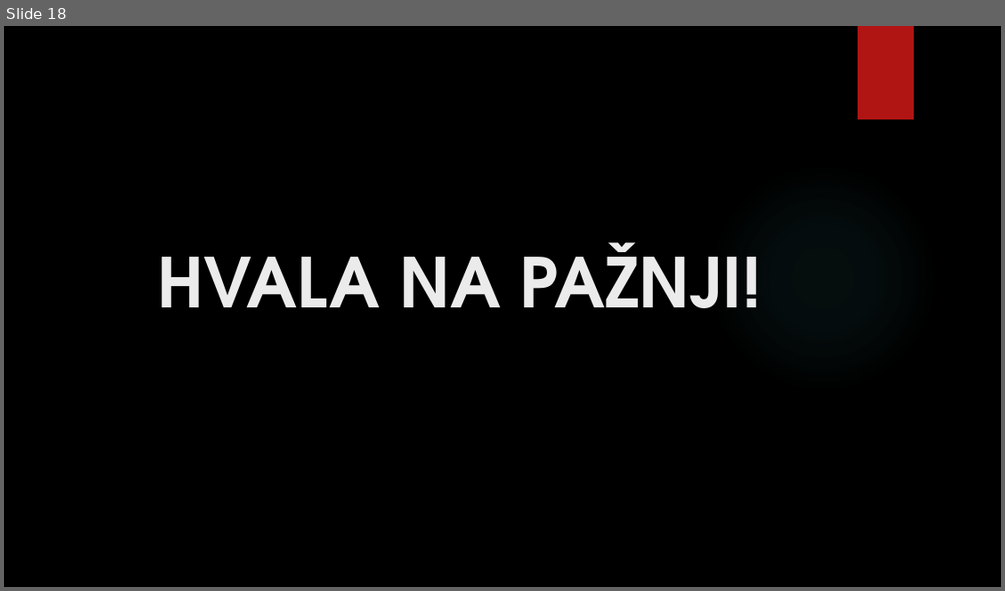
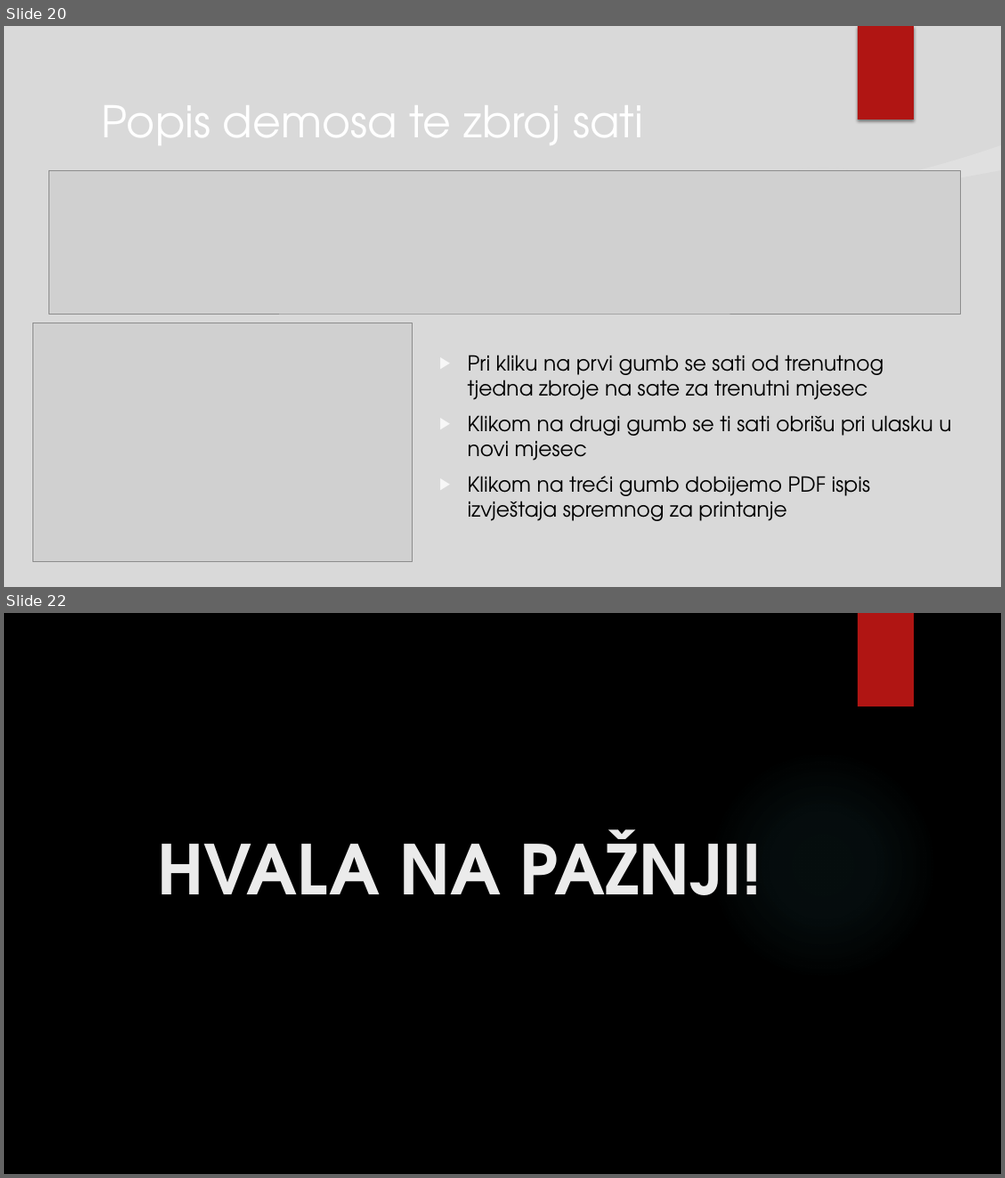
Before and after one commit to NikolaKasnar/Aplikacija-za-demose, a slide deck: Aplikacija za organizaciju demosa za računarske praktikume te.pptx. Shown one above the other, each under a label of ours: slide 18 before the commit, slides 20 and 22 after it; the slides between them are not shown. The pictures are 1005x591 and 1005x1178 pixels, drawn with LibreOffice and Linux fonts; fonts in the diff are those of the drawing; grey boxes stand for pictures; background and template pictures are left out. Boxes give left, top, right and bottom in pixels: in the first picture for what was removed or moved away, otherwise in the second. Text is boxed around its words. In the diff, an @@ line names an element or a change of style, - is before the commit and + after.

```diff
--- a/Aplikacija za organizaciju demosa za računarske praktikume te.pptx
+++ b/Aplikacija za organizaciju demosa za računarske praktikume te.pptx
@@ slide 20 added at (4,26,1001,587), background picture (left out) @@
@@ rectangle added at (858,26,914,119), fill #B01513 @@
@@ title added at (102,85,643,160), 42 pt, text #FFFFFF @@
+Popis demosa te zbroj sati
@@ freeform shape added at (718,145,1001,213), fill #FFFFFF at 20% opacity @@
@@ freeform shape added at (4,170,1001,587), fill #D9D9D9 @@
@@ picture added at (48,171,961,313) @@
@@ ellipse added at (708,163,938,394), fill gradient #F3F3F3 @@
@@ picture added at (33,323,413,562) @@
@@ text added at (468,354,951,521), 20 pt, text #000000 @@
+▶ Pri kliku na prvi gumb se sati od trenutnog tjedna zbroje na sate za trenutni mjesec
+▶ Klikom na drugi gumb se ti sati obrišu pri ulasku u novi mjesec
+▶ Klikom na treći gumb dobijemo PDF ispis izvještaja spremnog za printanje
@@ what was slide 18 is now slide 22 @@
```
Also in this commit, not shown: 8 slides changed, 6 other slides added, 3 slides removed.
